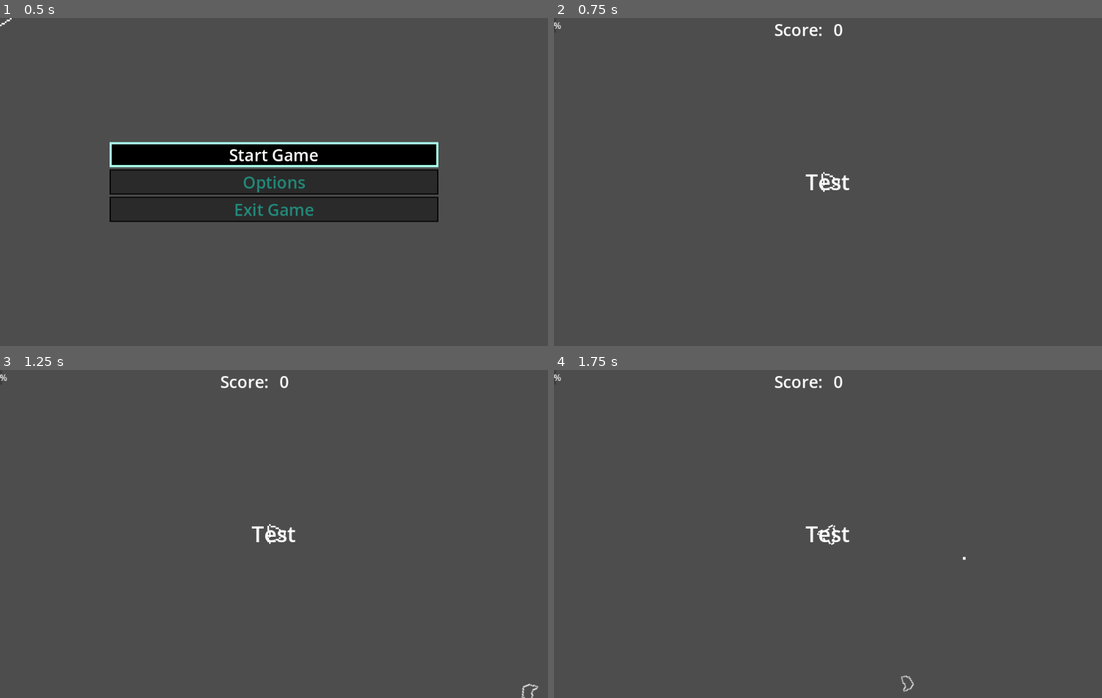
Above: before the commit, frames 1-4 (two rows, left to right).
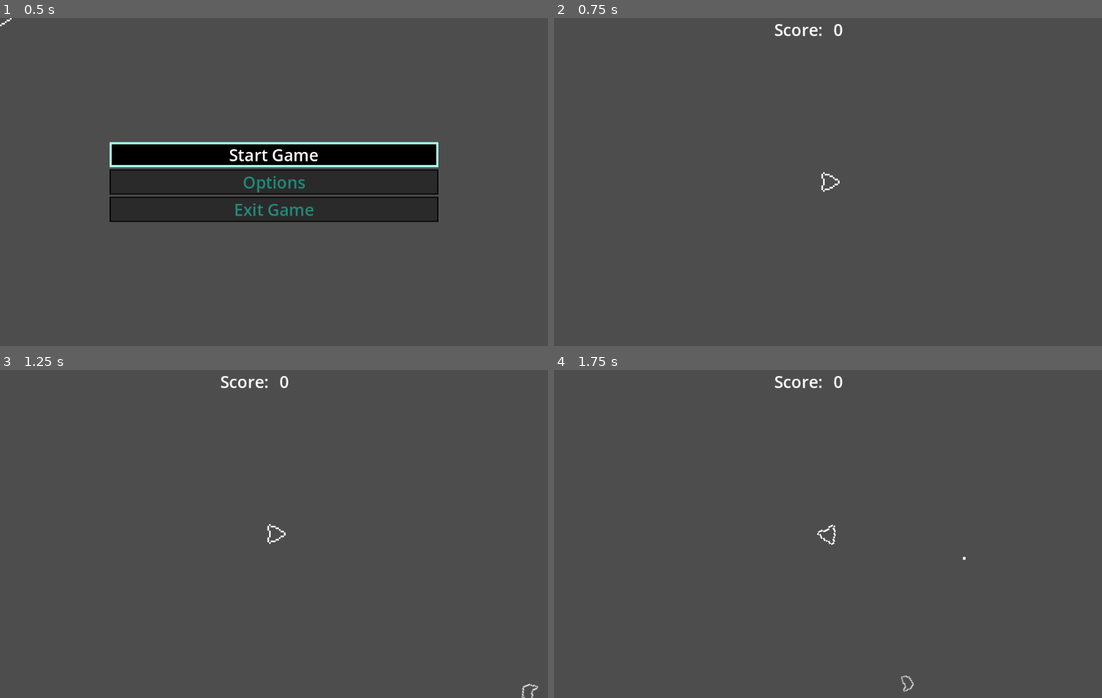
Above: after the commit, the same moments.

Repository: pozbliz/godot_asteroids
Game: Godot game, scene res://main/main.tscn
Two runs of this game, one before a commit and one after it. Both use one fixed random seed, a clock stepped at 60 frames per second and the inputs below.
Inputs (mouse positions are in pixels of both pictures, inside the frame that each line leads up to):
- Up to frame 1 (0.5 s): no input
- Up to frame 2 (0.75 s): click "Start Game" at 0.5 s
- Up to frame 3 (1.25 s): no input
- Up to frame 4 (1.75 s): tap Enter at 1.25 s; move the mouse to (948, 517) at 1.27 s; hold Right (turn_right) from 1.28 s (still down); tap Space (shoot) at 1.35 s; click (948, 517) at 1.42 s

Frame 1 is identical in both runs. In frame 2, 0.2% of the frame differs, in the area x 0-54%, y 1-53%; in frame 3, 0.2%; in frame 4, 0.2%.
Error before the commit: Invalid access to property or key 'timeout' on a base object of type 'null instance'. (res://ui/hud.gd:6)

Commit message:
feat: add player health

Diff:
--- a/main/main.gd
+++ b/main/main.gd
@@ -4,8 +4,12 @@
 @export var asteroid_scene: PackedScene
 @export var asteroid_small_scene: PackedScene
 
+@onready var invulnerability_timer: Timer = Timer.new()
+@onready var hp_bar = $Player/HealthBar
 
 var score: int = 0
+var current_hp: int
+var is_invulnerable: bool = false
 
 
 func _ready() -> void:
@@ -15,6 +19,7 @@
 	$Audio/AudioMainMenu.play()
 
 	$AsteroidTimer.timeout.connect(_on_asteroid_timer_timeout)
+	$InvulnerabilityTimer.timeout.connect(_on_invulnerability_timer_timeout)
 
 func _process(delta: float) -> void:
 	pass
@@ -31,6 +36,10 @@
 	play_game_music()
 	$Player.position = $PlayerStartPosition.position
 	score = 0
+	current_hp = $Player.max_hp
+	hp_bar.visible = false
+	hp_bar.value = current_hp
+	is_invulnerable = false
 	$AsteroidTimer.start()
 
 func play_main_menu_music():
@@ -54,9 +63,6 @@
 	# Add some randomness to the direction.
 	angle += randf_range(-PI / 4, PI / 4)
 	asteroid.rotation = angle
-
-	# Choose the velocity for the mob.
-	#asteroid.velocity = Vector2(asteroid.default_speed, 0.0).rotated(direction)
 	asteroid.direction = Vector2(cos(angle), sin(angle)).normalized()
 
 func create_asteroid() -> Asteroid:
@@ -65,6 +71,7 @@
 	asteroid.player_hit.connect(_on_player_hit)
 	asteroid.asteroid_hit.connect(_on_asteroid_hit)
 	asteroid.rescale(randf_range(3.0, 6.0))
+	asteroid.points = 2
 
 	return asteroid
 
@@ -74,17 +81,34 @@
 	asteroid.player_hit.connect(_on_player_hit)
 	asteroid.asteroid_hit.connect(_on_asteroid_hit)
 	asteroid.rescale(randf_range(1.5, 2.5))
+	asteroid.points = 1
 
 	return asteroid
 
 func _on_player_hit():
-	game_over()
+	if is_invulnerable:
+		return
+
+	is_invulnerable = true
+	$InvulnerabilityTimer.start()
+
+	current_hp -= 1
+	hp_bar.visible = true
+	hp_bar.value = current_hp
+
+	if current_hp <= 0:
+		$Player/CollisionShape2D.set_deferred("disabled", true)
+		game_over()
 
 func game_over():
 	await $UI/HUD.show_game_over()
 	$UI.open_main_menu()
 	play_main_menu_music()
 
-func _on_asteroid_hit():
+func _on_asteroid_hit(points):
 	# split asteroid into smaller pieces
-	pass
+	score += points
+	$UI/HUD.update_score(score)
+
+func _on_invulnerability_timer_timeout():
+	is_invulnerable = false
--- a/main/main.tscn
+++ b/main/main.tscn
@@ -34,6 +34,9 @@
 [node name="AsteroidTimer" type="Timer" parent="."]
 wait_time = 0.5
 
+[node name="InvulnerabilityTimer" type="Timer" parent="."]
+one_shot = true
+
 [node name="UI" parent="." instance=ExtResource("2_pjrb6")]
 
 [node name="Audio" type="Node" parent="."]
--- a/player/player.gd
+++ b/player/player.gd
@@ -3,6 +3,7 @@
 
 
 @export var projectile_scene: PackedScene
+@export var max_hp: int = 3
 
 const ACCELERATION: float = 1.5
 const MAX_SPEED: float = 800.0
@@ -15,7 +16,10 @@
 
 
 func _ready() -> void:
-	pass
+	var hp_bar = $HealthBar
+	hp_bar.max_value = max_hp
+	hp_bar.value = max_hp
+	hp_bar.visible = false
 
 func _physics_process(delta: float) -> void:
 	var thrust = Vector2.ZERO
--- a/player/player.tscn
+++ b/player/player.tscn
@@ -45,6 +45,22 @@
 [sub_resource type="CircleShape2D" id="CircleShape2D_yw30f"]
 radius = 17.0
 
+[sub_resource type="StyleBoxFlat" id="StyleBoxFlat_yw30f"]
+bg_color = Color(0.0278928, 0.307724, 0.367577, 1)
+border_width_left = 1
+border_width_top = 1
+border_width_right = 1
+border_width_bottom = 1
+border_color = Color(0, 0, 0, 1)
+
+[sub_resource type="StyleBoxFlat" id="StyleBoxFlat_qjkh3"]
+bg_color = Color(0.0663261, 0.55898, 0.5999, 1)
+border_width_left = 1
+border_width_top = 1
+border_width_right = 1
+border_width_bottom = 1
+border_color = Color(0, 0, 0, 1)
+
 [node name="Player" type="CharacterBody2D"]
 script = ExtResource("1_oul6g")
 projectile_scene = ExtResource("2_rkbax")
@@ -63,3 +79,15 @@
 
 [node name="CannonPosition" type="Marker2D" parent="."]
 position = Vector2(20, 0)
+
+[node name="HealthBar" type="ProgressBar" parent="."]
+offset_left = -22.0
+offset_top = -26.0
+offset_right = 25.0
+offset_bottom = -20.0
+theme_override_styles/background = SubResource("StyleBoxFlat_yw30f")
+theme_override_styles/fill = SubResource("StyleBoxFlat_qjkh3")
+max_value = 3.0
+step = 1.0
+value = 3.0
+show_percentage = false
--- a/project.godot
+++ b/project.godot
@@ -55,3 +55,9 @@
 "events": [Object(InputEventKey,"resource_local_to_scene":false,"resource_name":"","device":-1,"window_id":0,"alt_press …(191 unchanged characters)…
 ]
 }
+
+[layer_names]
+
+2d_physics/layer_1="Player"
+2d_physics/layer_2="Enemies"
+2d_physics/layer_3="Projectiles"
--- a/scenes/asteroid.tscn
+++ b/scenes/asteroid.tscn
@@ -17,3 +17,5 @@
 
 [node name="CollisionShape2D" type="CollisionShape2D" parent="Area2D"]
 shape = SubResource("CircleShape2D_0md28")
+
+[node name="VisibleOnScreenNotifier2D" type="VisibleOnScreenNotifier2D" parent="."]
--- a/scenes/asteroid_small.tscn
+++ b/scenes/asteroid_small.tscn
@@ -16,3 +16,5 @@
 
 [node name="CollisionShape2D" type="CollisionShape2D" parent="Area2D"]
 shape = SubResource("CircleShape2D_sufu7")
+
+[node name="VisibleOnScreenNotifier2D" type="VisibleOnScreenNotifier2D" parent="."]
--- a/scripts/asteroid.gd
+++ b/scripts/asteroid.gd
@@ -4,6 +4,7 @@
 
 @export var default_speed: float = 200.0
 @export var size: float = 1.0
+@export var points: int = 1
 
 var direction: Vector2 = Vector2.ZERO
 
@@ -15,6 +16,7 @@
 func _ready() -> void:
 	$Area2D.body_entered.connect(_on_asteroid_body_entered)
 	$Area2D.area_entered.connect(_on_asteroid_area_entered)
+	$VisibleOnScreenNotifier2D.screen_exited.connect(_on_screen_exited)
 
 func _process(delta: float) -> void:
 	var velocity = direction * default_speed * randf_range(0.75, 1.25)
@@ -30,5 +32,9 @@
 
 func _on_asteroid_area_entered(area):
 	if area is Projectile:
-		asteroid_hit.emit()
+		asteroid_hit.emit(points)
+		$Area2D/CollisionShape2D.set_deferred("disabled", true)
 		queue_free()
+
+func _on_screen_exited():
+	queue_free()
--- a/ui/hud.gd
+++ b/ui/hud.gd
@@ -3,25 +3,26 @@
 
 # Called when the node enters the scene tree for the first time.
 func _ready() -> void:
-	$MessageTimer.timeout.connect(_on_message_timer_timeout)
+	$MarginContainer/MessageTimer.timeout.connect(_on_message_timer_timeout)
+	$MarginContainer/Message.hide()
 
 func _process(delta: float) -> void:
 	pass
 
 func show_message(text):
-	$Message.text = text
-	$Message.show()
-	$MessageTimer.start()
+	$MarginContainer/Message.text = text
+	$MarginContainer/Message.show()
+	$MarginContainer/MessageTimer.start()
 
 func show_game_over():
 	show_message("Game Over")
-	await $MessageTimer.timeout
+	await $MarginContainer/MessageTimer.timeout
 
 func update_score(score):
-	pass
+	$HBoxContainer/ScoreLabel.text = str(score)
 
 func update_highscore(score):
 	pass
 
 func _on_message_timer_timeout():
-	$Message.hide()
+	$MarginContainer/Message.hide()
--- a/ui/ui.tscn
+++ b/ui/ui.tscn
@@ -36,11 +36,6 @@
 theme_override_font_sizes/font_size = 30
 text = "0"
 
-[node name="HealthBar" type="ProgressBar" parent="HUD"]
-layout_mode = 0
-offset_right = 4.0
-offset_bottom = 27.0
-
 [node name="MarginContainer" type="MarginContainer" parent="HUD"]
 layout_mode = 1
 anchors_preset = 15
@@ -55,7 +50,7 @@
 theme_override_font_sizes/font_size = 40
 text = "Test"
 
-[node name="MessageTimer" type="Timer" parent="."]
+[node name="MessageTimer" type="Timer" parent="HUD/MarginContainer"]
 wait_time = 2.0
 
 [node name="MainMenu" type="Control" parent="."]
Not shown: 1 places in player/player.tscn that only renumber resources
